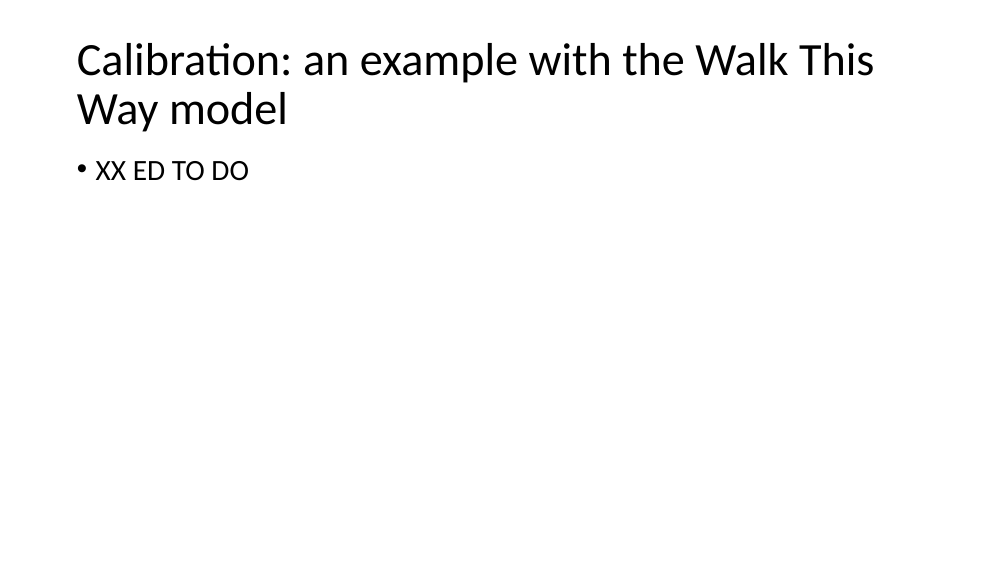
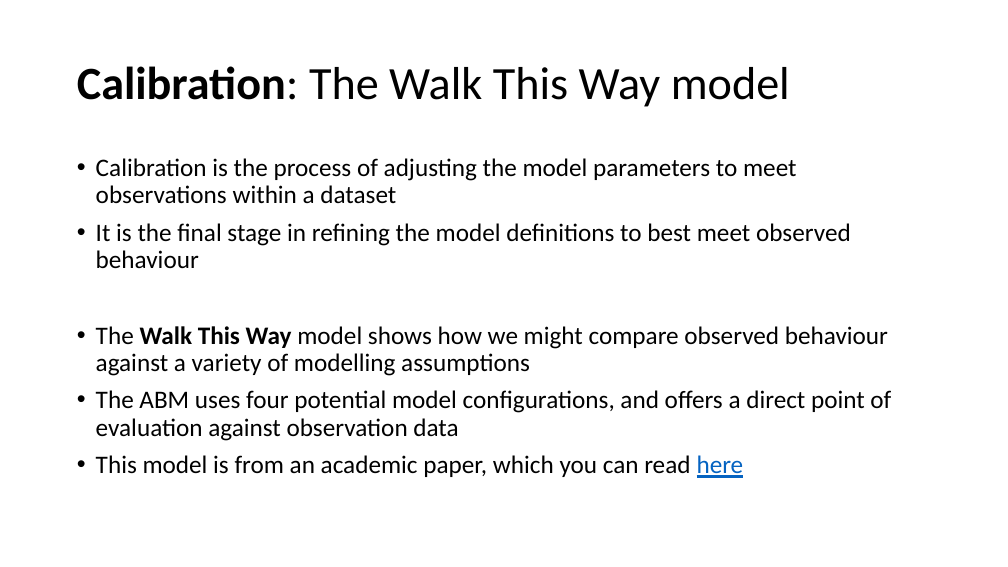
Before and after one commit to abmgis/abmgis, a slide deck: slide 9 of Chapter10-EvaluatingModels/Chapter10_Tutorial.pptx (slide 10 before the commit). Drawn at 1008x567 pixels with LibreOffice and Linux fonts; fonts in the diff are those of the drawing. Boxes give left, top, right and bottom in pixels: in the first picture for what was removed or moved away, otherwise in the second. Text is boxed around its words. In the diff, an @@ line names an element or a change of style, - is before the commit and + after.

```diff
--- a/Chapter10-EvaluatingModels/Chapter10_Tutorial.pptx
+++ b/Chapter10-EvaluatingModels/Chapter10_Tutorial.pptx
@@ title at (77,66,790,107): text changed @@
-Calibration: an example with the Walk This Way model
+Calibration: The Walk This Way model
@@ text at (96,158,891,478): text changed; size 28 to 24 pt @@
-• XX ED TO DO
+• Calibration is the process of adjusting the model parameters to meet observations within a dataset
+• It is the final stage in refining the model definitions to best meet observed behaviour
+• The Walk This Way model shows how we might compare observed behaviour against a variety of modelling assumptions
+• The ABM uses four potential model configurations, and offers a direct point of evaluation against observation data
+• This model is from an academic paper, which you can read here
```
Also in this commit, not shown: 1 slide added, 1 slide removed, 6 other files.
